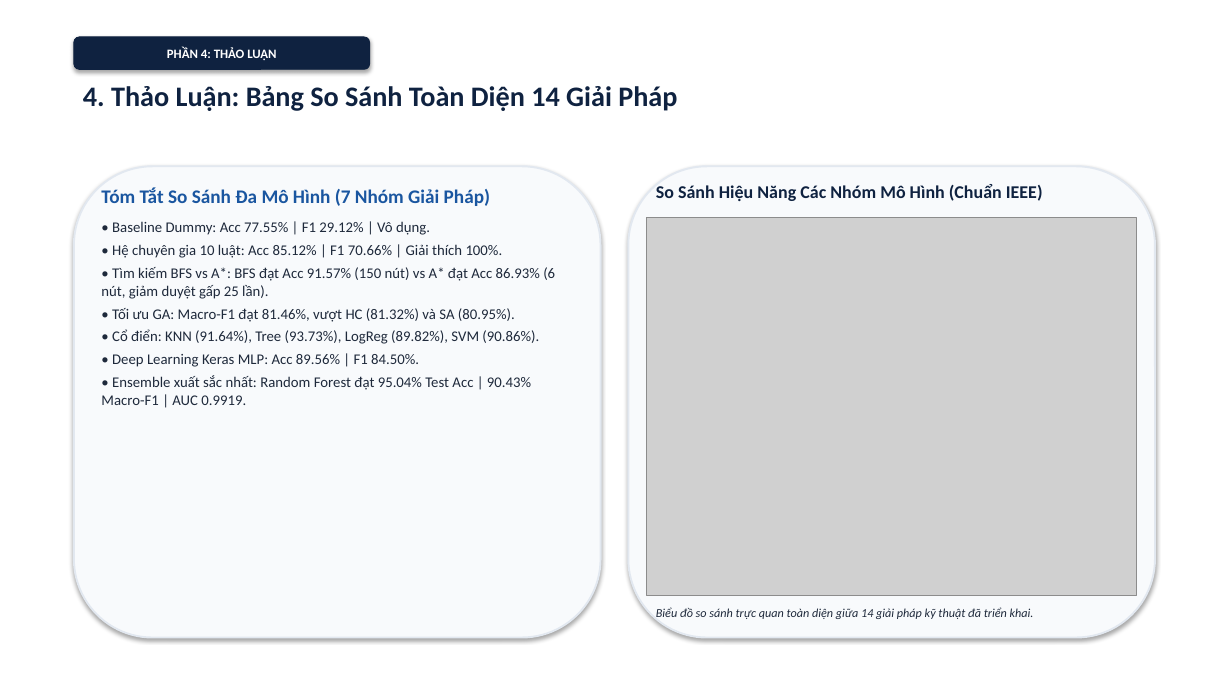
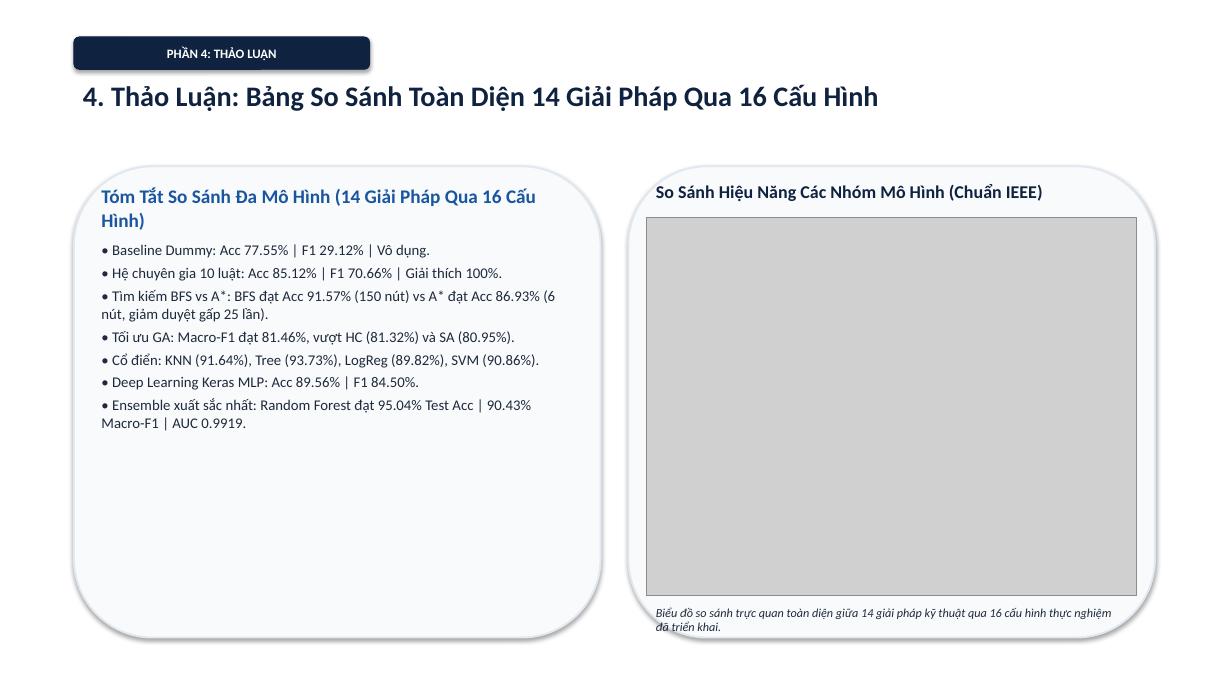
Before and after one commit to Escanor292/caimo, a slide deck: slide 14 of DT69_123000609_SlideThuyetTrinh.pptx. Drawn at 1232x693 pixels with LibreOffice and Linux fonts; fonts in the diff are those of the drawing; grey boxes stand for pictures. Boxes give left, top, right and bottom in pixels: in the first picture for what was removed or moved away, otherwise in the second. Text is boxed around its words. In the diff, an @@ line names an element or a change of style, - is before the commit and + after.

```diff
--- a/DT69_123000609_SlideThuyetTrinh.pptx
+++ b/DT69_123000609_SlideThuyetTrinh.pptx
@@ text at [83, 84, 879, 111]: text changed @@
-4. Thảo Luận: Bảng So Sánh Toàn Diện 14 Giải Pháp
+4. Thảo Luận: Bảng So Sánh Toàn Diện 14 Giải Pháp Qua 16 Cấu Hình
@@ text at [101, 188, 536, 230]: text changed @@
-Tóm Tắt So Sánh Đa Mô Hình (7 Nhóm Giải Pháp)
+Tóm Tắt So Sánh Đa Mô Hình (14 Giải Pháp Qua 16 Cấu Hình)
@@ text at [656, 607, 1111, 635]: text changed @@
-Biểu đồ so sánh trực quan toàn diện giữa 14 giải pháp kỹ thuật đã triển khai.
+Biểu đồ so sánh trực quan toàn diện giữa 14 giải pháp kỹ thuật qua 16 cấu hình thực nghiệm đã triển khai.
```
Also in this commit, not shown: 1 other slide changed, 6 other files.
